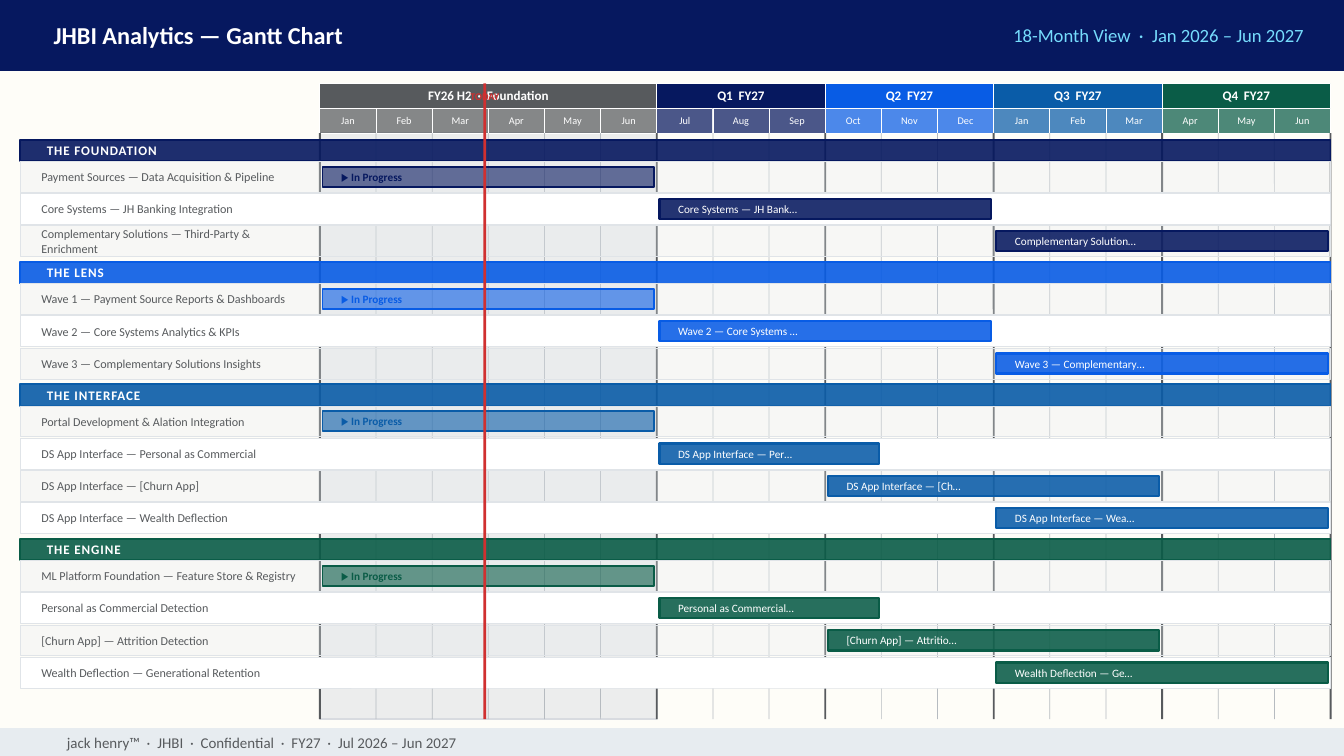
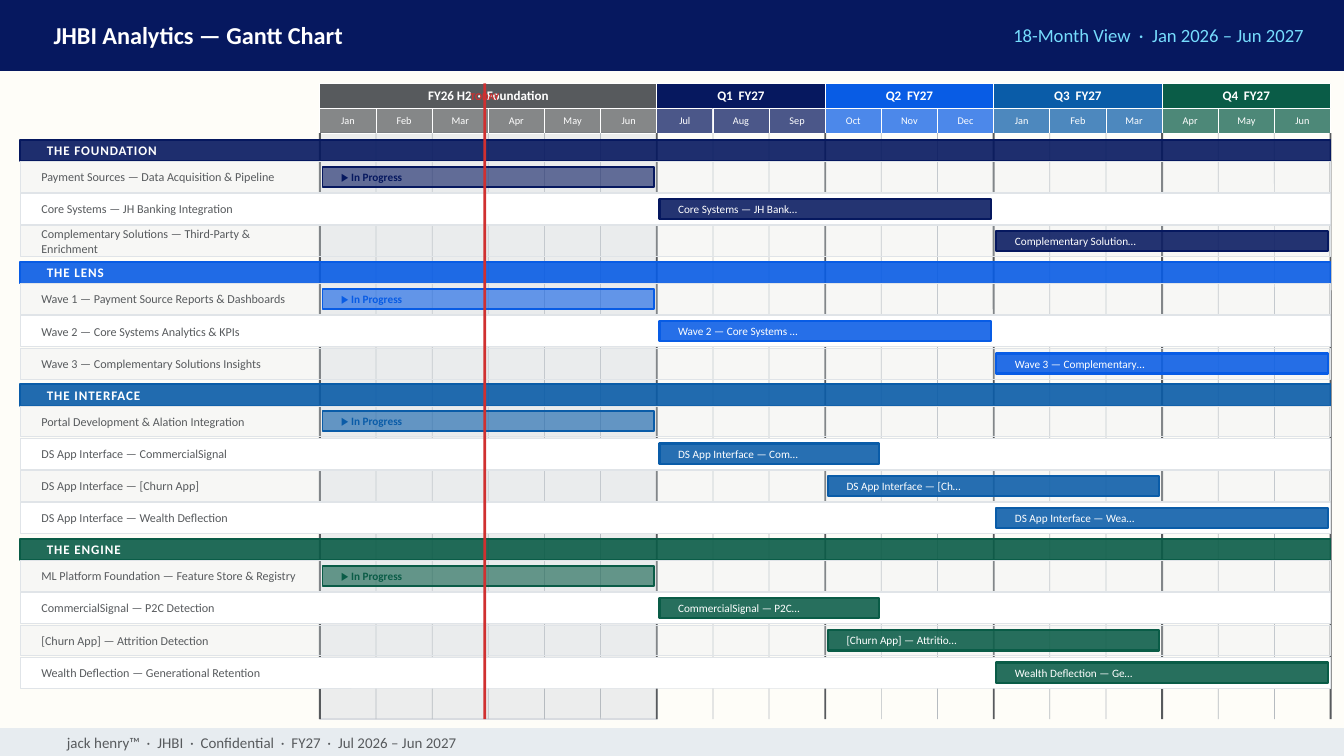
Before and after one commit to MonkeyWrenchGang/jhai_presentations, a slide deck: slide 6 of jhbi-roadmap-2026.pptx. Drawn at 1344x756 pixels with LibreOffice and Linux fonts; fonts in the diff are those of the drawing. Boxes give left, top, right and bottom in pixels: in the first picture for what was removed or moved away, otherwise in the second. Text is boxed around its words. In the diff, an @@ line names an element or a change of style, - is before the commit and + after.

Commit message:
Rename Personal as Commercial → CommercialSignal across Gantt, Interface, and Financial Impact slides

```diff
--- a/jhbi-roadmap-2026.pptx
+++ b/jhbi-roadmap-2026.pptx
@@ text at (41, 449, 227, 460): text changed @@
-DS App Interface — Personal as Commercial
+DS App Interface — CommercialSignal
@@ text at (678, 450, 798, 460): text changed @@
-DS App Interface — Per…
+DS App Interface — Com…
@@ text at (41, 603, 215, 614): text changed @@
-Personal as Commercial Detection
+CommercialSignal — P2C Detection
@@ text at (678, 604, 799, 614): text changed @@
-Personal as Commercial…
+CommercialSignal — P2C…
```
Also in this commit, not shown: 1 other slide changed.
